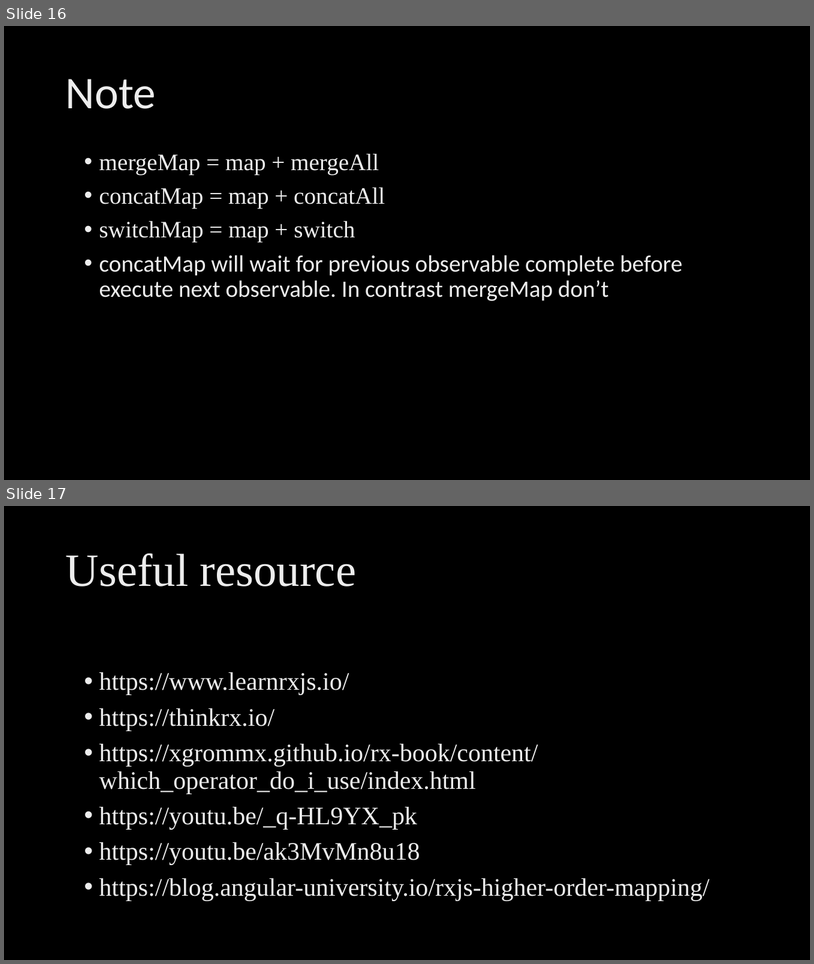
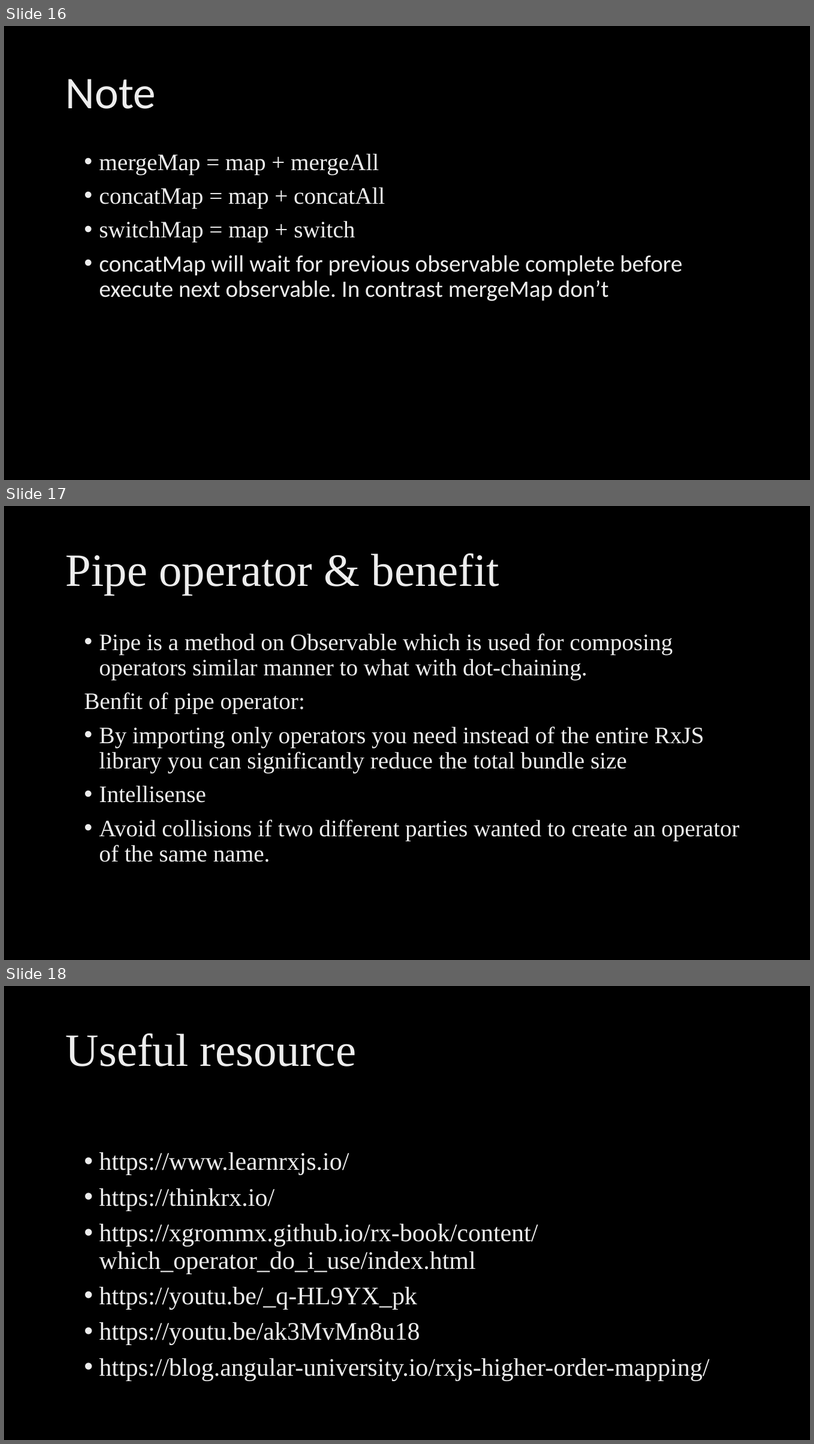
Before and after one commit to ngohungphuc/Presentation, a slide deck: RXJS Make it easy/RXJS Make it easy.pptx. Shown one above the other, each under a label of ours: slides 16 and 17 before the commit, slides 16, 17 and 18 after it. The pictures are 814x964 and 814x1444 pixels, drawn with LibreOffice and Linux fonts; fonts in the diff are those of the drawing; background and template pictures are left out. Boxes give left, top, right and bottom in pixels: in the first picture for what was removed or moved away, otherwise in the second. Text is boxed around its words. In the diff, an @@ line names an element or a change of style, - is before the commit and + after.

Commit message:
add pipe operator

```diff
--- a/RXJS Make it easy/RXJS Make it easy.pptx
+++ b/RXJS Make it easy/RXJS Make it easy.pptx
@@ slide 17 added at [4, 506, 810, 960], background picture (left out) @@
@@ title added at [65, 553, 500, 595], 55 pt, text gradient #BFBFBF to #EDEDED to #FFFFFF @@
+Pipe operator & benefit
@@ text added at [84, 633, 740, 862], 28 pt, text gradient #BFBFBF to #EDEDED to #FFFFFF @@
+• Pipe is a method on Observable which is used for composing operators similar manner to what with dot-chaining.
+Benfit of pipe operator:
+• By importing only operators you need instead of the entire RxJS library you can significantly reduce the total bundle size
+• Intellisense
+• Avoid collisions if two different parties wanted to create an operator of the same name.
@@ what was slide 17 is now slide 18 @@
```
